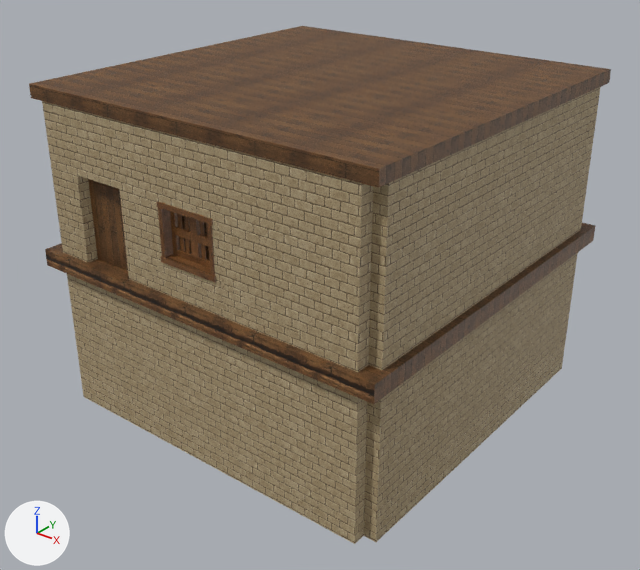
Before and after pictures for a commit that changed the FBX model Assets/Models/Walls/Livingroom_Base_Z.fbx.
Before and after are seen from a camera (50 mm lens) standing at (12.28, -15.7, 8.36) and looking at (0.14, -0.51, -1.06). The lights are fixed; the arrows at lower left show +X, +Y and +Z. The first picture is the older version. Where no turn or scale is listed for an object, it has been applied to the vertices. Vertices at exactly the same position are counted once.

In view in the first picture: 'Livingroom_Base_Z'.
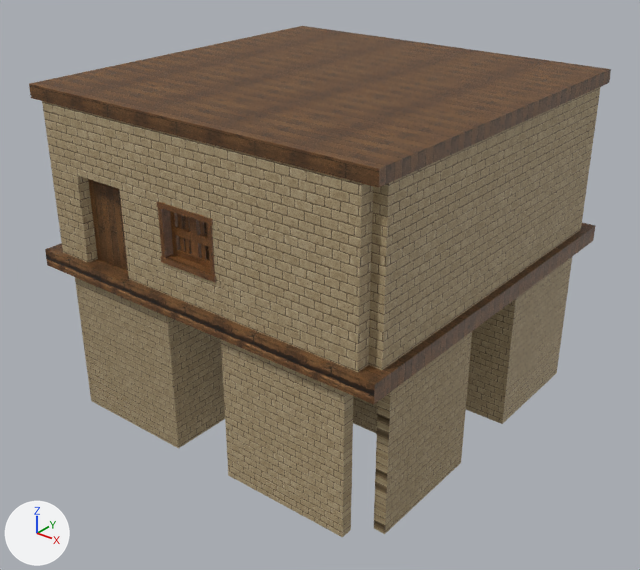
The change, as a diff of the scene's bpy script:
```diff
--- a/Assets/Models/Walls/Livingroom_Base_Z.fbx.py
+++ b/Assets/Models/Walls/Livingroom_Base_Z.fbx.py
@@ me_livingroom_base_z_003 @@
 # used by ob_livingroom_base_z; location = (0.0, 0.0, 0.0)
-me_livingroom_base_z_003.from_pydata(...)  # 2957 vertices, 2813 faces; spans x -4.75..4.75, y -4.75..4.75, z -4.0..3.9
+me_livingroom_base_z_003.from_pydata(...)  # 1425 vertices, 1319 faces; spans x -4.75..4.75, y -4.75..4.75, z -4.0..3.9
+# me_livingroom_base_z_003 part 1
+# 16 vertices move from x -4.28..4.27, y 1.1..4.58, z -4.0..-0.42 to x -3.97..3.97, y 1.1..4.58, z -4.0..-0.42
+# 36 vertices are added at x -4.58..4.58, y -4.58..3.96, z -4.0
+# 36 new vertices lie (0.0, 0.0, 3.58) away from vertices in x -4.58..4.58, y -4.58..3.96, z -4.0
+# 60 new faces join them, mat_brick_white
+# other edits to the shape of me_livingroom_base_z_003 do not show in these pictures
 me_livingroom_base_z_003.materials.append(mat_wood_furniture)
```

What differs and where, as boxes (x1, y1, x2, y2) in the pictures (640 x 570 px):
'Livingroom_Base_Z', reshaped: before (29, 26, 611, 544); after (29, 26, 611, 537)
part 1 of me_livingroom_base_z_003, cut back (brown): after (75, 257, 572, 537)
